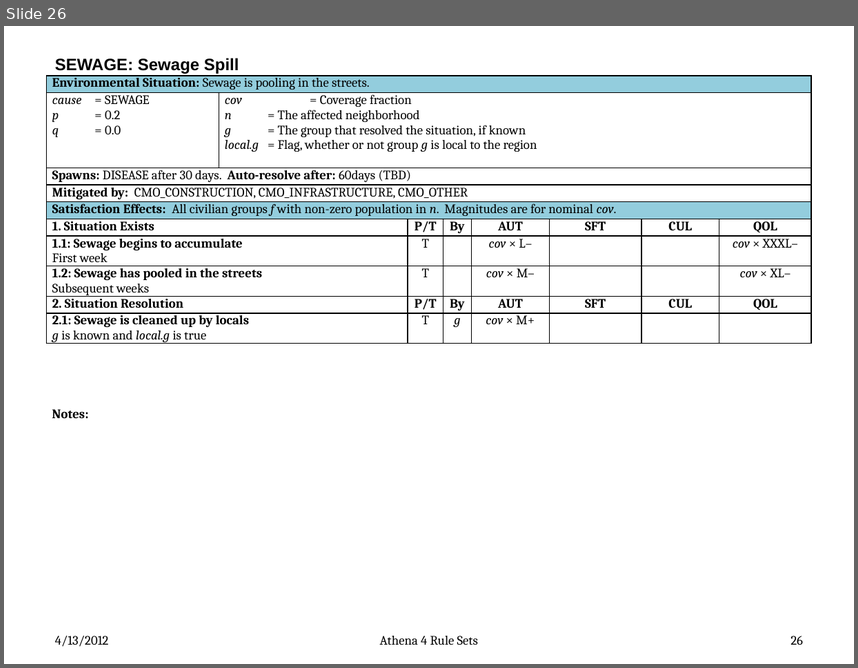
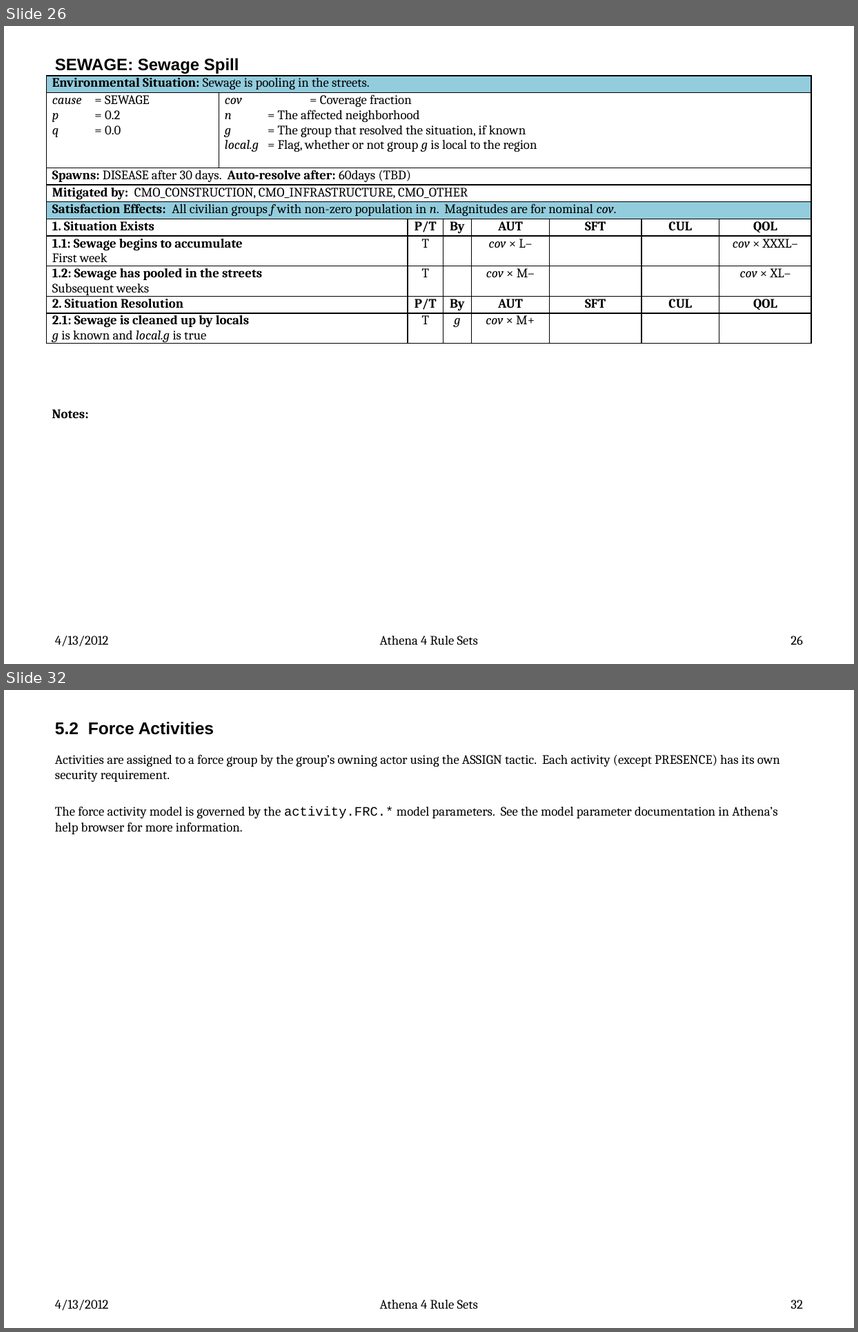
Before and after one commit to AthenaModel/athena-legacy, a slide deck: docs/dev/rules.pptx. Shown one above the other, each under a label of ours: slide 26 before the commit, slides 26 and 32 after it; the slides between them are not shown. The pictures are 858x668 and 858x1332 pixels, drawn with LibreOffice and Linux fonts; fonts in the diff are those of the drawing. Boxes give left, top, right and bottom in pixels: in the first picture for what was removed or moved away, otherwise in the second. Text is boxed around its words. In the diff, an @@ line names an element or a change of style, - is before the commit and + after.

```diff
--- a/docs/dev/rules.pptx
+++ b/docs/dev/rules.pptx
@@ slide 32 added at bbox=[4, 690, 854, 1328], background #FFFFFF @@
@@ title added at bbox=[55, 722, 214, 735], 14.4 pt, text #000000, bold @@
+5.2 Force Activities
@@ text added at bbox=[55, 754, 780, 834], 11 pt, text #000000 @@
+Activities are assigned to a force group by the group’s owning actor using the ASSIGN tactic. Each activity (except PRESENCE) has its own security requirement.
+The force activity model is governed by the activity.FRC.* model parameters. See the model parameter documentation in Athena’s help browser for more information.
@@ text added at bbox=[55, 1299, 109, 1310], 11 pt, text #000000 @@
+4/13/2012
@@ text added at bbox=[380, 1299, 478, 1309], 11 pt, text #000000 @@
+Athena 4 Rule Sets
@@ page number added at bbox=[791, 1299, 803, 1308], 11 pt, text #000000 @@
+32
```
Also in this commit, not shown: 24 other slides added.
